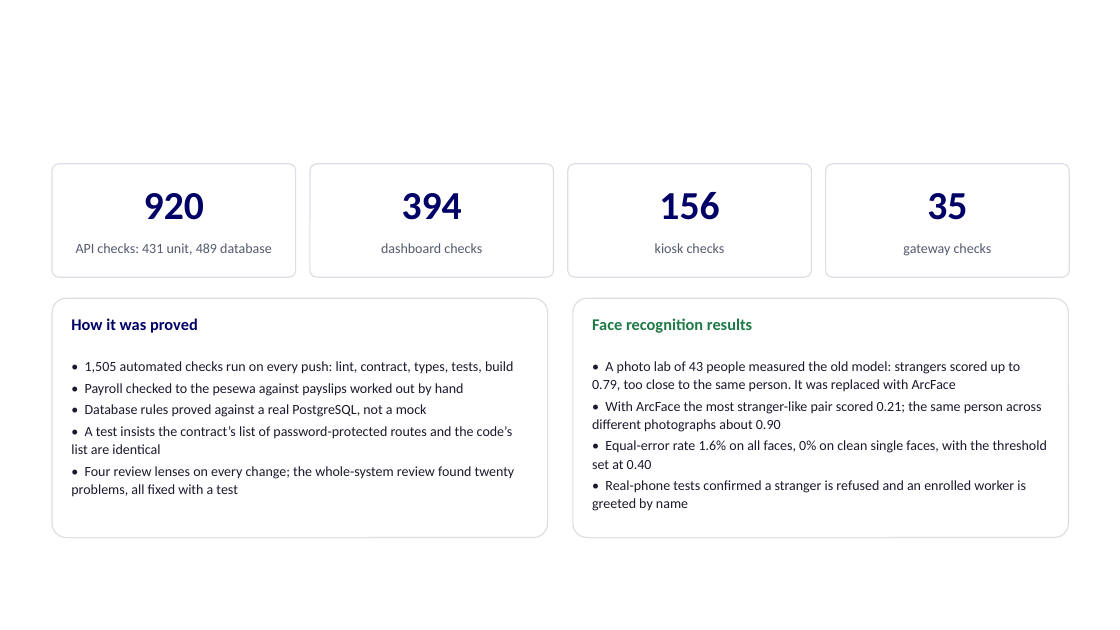
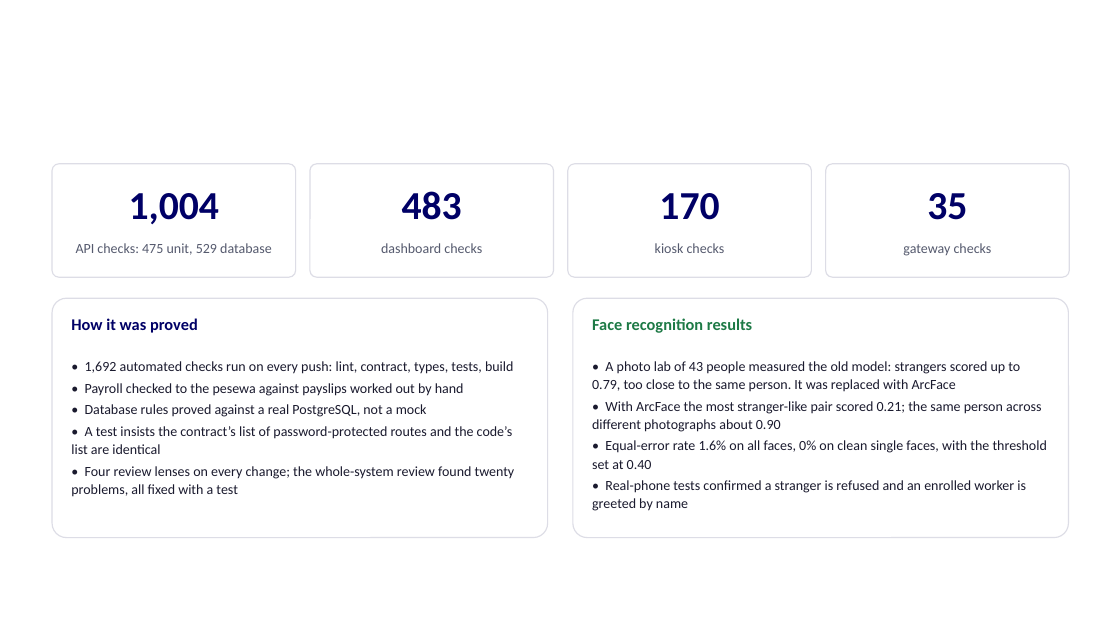
Before and after one commit to TEAM-DEVV/samtec-security-system, a slide deck: slide 19 of docs/guides/SAMTEC-defence-slides.pptx. Drawn at 1120x630 pixels with LibreOffice and Linux fonts; fonts in the diff are those of the drawing; background and template pictures are left out. Boxes give left, top, right and bottom in pixels: in the first picture for what was removed or moved away, otherwise in the second. Text is boxed around its words. In the diff, an @@ line names an element or a change of style, - is before the commit and + after.

Commit message:
Current test numbers in the defence script and the deck (#126)
* docs: current test numbers in the defence script and the deck

API 1,004 (475 unit, 529 database), dashboard 483, kiosk 167, gateway 35:
1,689 automated checks on every push.

* docs: kiosk checks are 170 after the cancel-path tests

---------

```diff
--- a/docs/guides/SAMTEC-defence-slides.pptx
+++ b/docs/guides/SAMTEC-defence-slides.pptx
@@ text at (129, 193, 219, 224): text changed @@
-920
+1,004
@@ text at (402, 191, 462, 220): text changed @@
-394
+483
@@ text at (659, 193, 719, 220): text changed @@
-156
+170
@@ text at (76, 243, 272, 255): text changed @@
-API checks: 431 unit, 489 database
+API checks: 475 unit, 529 database
@@ text at (85, 361, 513, 374): text changed @@
-• 1,505 automated checks run on every push: lint, contract, types, tests, build
+• 1,692 automated checks run on every push: lint, contract, types, tests, build
```
Also in this commit, not shown: 1 other file.
